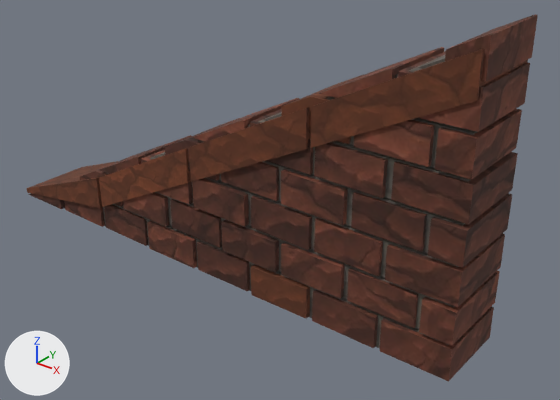
A saved change to the glTF model assets/models/build/gable_26__clay_brick.glb.
Camera for both pictures: a camera (50 mm lens) standing at (1.71, -1.8, 1.42) and looking at (0.23, 0.05, 0.28). Lighting does not change. The marker at lower left points along +X, +Y and +Z. The older version comes first. Vertices at exactly the same position are counted once.

In view in the first picture: 'model'.
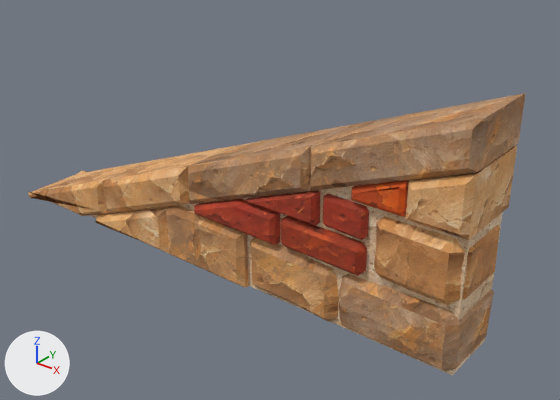
What changed in the scene script:
```text
Change me_part_019:
    remove me_part_019.from_pydata(...)  # 390 vertices, 588 faces; spans x -0.98..0.99, y -0.14..0.14, z 0.0..0.99
    remove me_part_019.materials.append(mat_rooftile_b)  # picture img_rooftile_b
    remove me_part_019.materials.append(mat_limestone_dark)  # picture img_limestone_dark
    remove me_part_019.materials.append(mat_brick_b)  # picture img_brick_b
    remove me_part_019.materials.append(mat_brick_a)  # picture img_brick_a
    remove me_part_019.materials.append(mat_brick_c)  # picture img_brick_c
    remove me_part_019.materials.append(mat_rooftile_a)  # picture img_rooftile_a
    add me_part_019.from_pydata(...)  # 392 vertices, 720 faces; spans x -0.99..0.99, y -0.14..0.14, z 0.0..0.79
    me_part_019 part 1: the loose piece of 6 vertices spanning x 0.8..0.97, y -0.12..0.12, z 0.88..0.96 is scaled about its middle by (11.4, 0.876, 8.93), then moved by (-0.85, 0.0, -0.54), in mat_hbmortar_a (picture img_hbmortar_a)
    me_part_019 part 2: the loose piece of 8 vertices spanning x 0.5..0.98, y -0.14..0.14, z 0.6..0.96 is rebuilt with 16 vertices and now spans x 0.48..0.99, y -0.14..0.14, z 0.45..0.79, in mat_hblime_d (picture img_hblime_d)
    me_part_019 part 3: the loose piece of 8 vertices spanning x 0.01..0.24, y -0.14..0.14, z 0.26..0.37 is rebuilt with 20 vertices and now spans x 0.0..0.36, y -0.14..0.13, z 0.23..0.33, in mat_hbbrick_c (picture img_hbbrick_c)
    me_part_019 part 4: the loose piece of 8 vertices spanning x 0.26..0.49, y -0.14..0.14, z 0.01..0.12 is rebuilt with 54 vertices and now spans x 0.22..0.59, y -0.14..0.13, z 0.01..0.22, in mat_hblime_b (picture img_hblime_b)
    me_part_019 part 5: the loose piece of 8 vertices spanning x 0.76..0.99, y -0.14..0.13, z 0.26..0.37 is rebuilt with 54 vertices and now spans x 0.69..0.99, y -0.14..0.14, z 0.22..0.45, in mat_hblime_c (picture img_hblime_c)
    me_part_019 part 6: the loose piece of 8 vertices spanning x -0.98..-0.5, y -0.14..0.14, z 0.02..0.22 is rebuilt with 20 vertices and now spans x -0.99..-0.49, y -0.14..0.14, z 0.0..0.21, in mat_hblime_a (picture img_hblime_a)
    me_part_019 part 7: the loose piece of 8 vertices spanning x 0.01..0.48, y -0.14..0.14, z 0.35..0.71 is rebuilt with 16 vertices and now spans x -0.03..0.48, y -0.14..0.14, z 0.25..0.59, in mat_hblime_d (picture img_hblime_d)
    me_part_019 part 8: the loose piece of 8 vertices spanning x 0.76..0.99, y -0.13..0.14, z 0.51..0.62 is rebuilt with 16 vertices and now spans x 0.81..0.99, y -0.14..0.14, z 0.46..0.64, in mat_hblime_a (picture img_hblime_a)
    me_part_019 part 9: the loose piece of 8 vertices spanning x 0.76..0.99, y -0.13..0.13, z 0.01..0.12 is rebuilt with 54 vertices and now spans x 0.59..0.99, y -0.14..0.13, z 0.01..0.22, in mat_hblime_d (picture img_hblime_d)
    me_part_019 part 10: the loose piece of 8 vertices spanning x -0.49..-0.26, y -0.13..0.14, z 0.01..0.12 is rebuilt with 16 vertices and now spans x -0.56..-0.15, y -0.14..0.14, z 0.01..0.19, in mat_hblime_a (picture img_hblime_a)
    me_part_019 part 11: a new loose piece of 24 vertices spanning x 0.52..0.68, y -0.13..0.14, z 0.34..0.45, in mat_hbbrick_c (picture img_hbbrick_c)
    me_part_019 part 12: a new loose piece of 20 vertices spanning x -0.15..0.22, y -0.14..0.14, z 0.01..0.22, in mat_hblime_b (picture img_hblime_b)
    me_part_019 part 13: a new loose piece of 16 vertices spanning x -0.48..-0.03, y -0.14..0.14, z 0.07..0.39, in mat_hblime_a (picture img_hblime_a)
    me_part_019 part 14: a new loose piece of 16 vertices spanning x 0.23..0.51, y -0.14..0.13, z 0.34..0.45, in mat_hbbrick_c (picture img_hbbrick_c)
    me_part_019 part 15: 17 loose pieces with 140 vertices, spanning x -0.98..0.99, y -0.14..0.14, z 0.01..0.99, are deleted
    me_part_019 part 16: 169 vertices removed from x -0.95..0.99, y -0.14..0.14, z 0.0..0.62; 41 vertices added at x 0.37..0.8, y -0.14..0.14, z 0.23..0.57
    add me_part_019.materials.append(mat_hblime_d)  # picture img_hblime_d
    add me_part_019.materials.append(mat_hbmortar_a)  # picture img_hbmortar_a
    add me_part_019.materials.append(mat_hblime_a)  # picture img_hblime_a
    add me_part_019.materials.append(mat_hblime_b)  # picture img_hblime_b
    add me_part_019.materials.append(mat_hblime_c)  # picture img_hblime_c
    add me_part_019.materials.append(mat_hbbrick_c)  # picture img_hbbrick_c
    add me_part_019.materials.append(mat_hbbrick_d)  # picture img_hbbrick_d
    add me_part_019.materials.append(mat_hbbrick_b)  # picture img_hbbrick_b
```

Location of each change, [x1, y1, x2, y2] in pixels of the pictures (560 x 400 px; the box of a moved part takes in the faces that stretch with it):
'model', reshaped, recoloured (23% shorter): before [27, 14, 538, 382]; after [28, 93, 526, 375]
part 1 of me_part_019, moved or reshaped (mostly hidden before): before [418, 56, 445, 69]; after [89, 172, 503, 375]
part 2 of me_part_019, rebuilt: before [310, 48, 528, 148]; after [310, 93, 526, 191]
part 3 of me_part_019, rebuilt: before [192, 178, 249, 227]; after [194, 199, 280, 245]
part 4 of me_part_019, rebuilt: before [251, 264, 310, 319]; after [250, 237, 339, 322]
part 5 of me_part_019, rebuilt (20% taller): before [385, 233, 505, 307]; after [374, 216, 500, 305]
part 6 of me_part_019, rebuilt: before [27, 161, 118, 208]; after [28, 161, 149, 216]
part 7 of me_part_019, rebuilt: before [189, 107, 311, 182]; after [188, 124, 356, 204]
part 8 of me_part_019, rebuilt: before [391, 152, 518, 225]; after [406, 145, 517, 240]
part 9 of me_part_019, rebuilt (36% wider, 27% taller): before [380, 306, 494, 382]; after [339, 274, 494, 371]
part 10 of me_part_019, rebuilt: before [104, 204, 148, 246]; after [95, 207, 169, 253]
part 11 of me_part_019, added (red): after [323, 194, 369, 240]
part 12 of me_part_019, added (brown): after [166, 205, 248, 288]
part 13 of me_part_019, added (orange): after [104, 146, 234, 213]
part 14 of me_part_019, added (red): after [245, 190, 321, 225]
part 15 of me_part_019, deleted (brown): before [28, 14, 538, 328]
part 16 of me_part_019, reshaped: before [64, 112, 512, 349]; after [281, 180, 410, 276]
